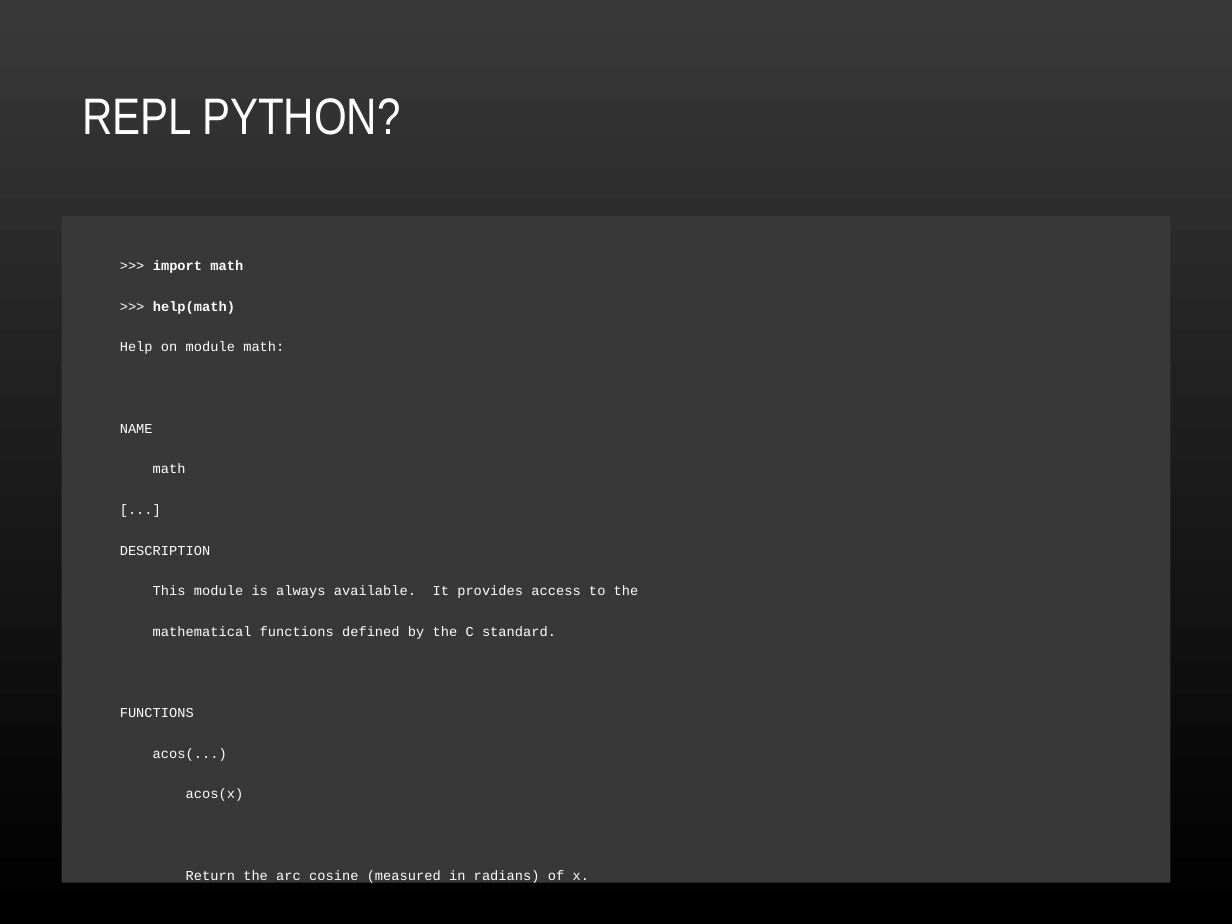
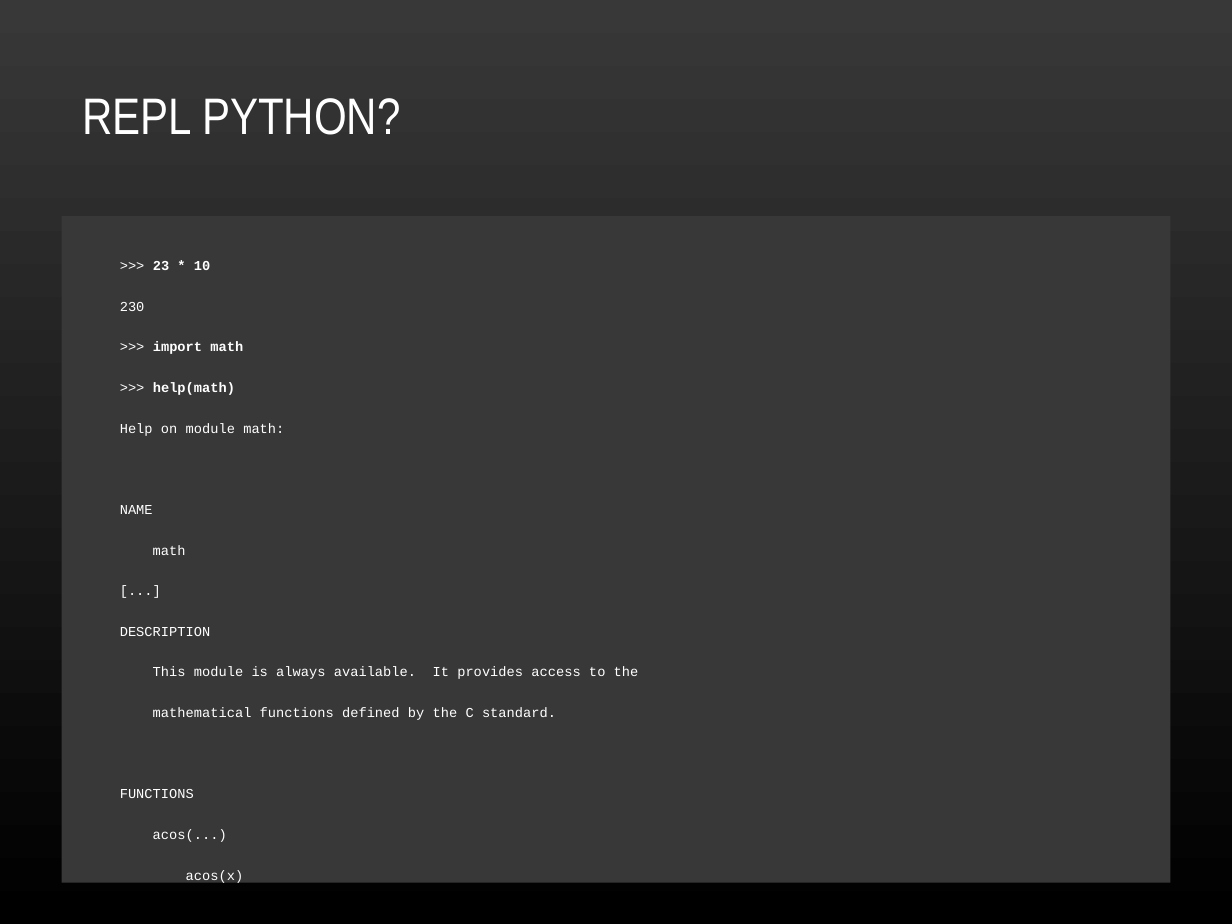
Before and after one commit to plafrance/netacad_python, a slide deck: slide 23 of python.odp (slide 22 before the commit). Drawn at 1232x924 pixels with LibreOffice and Linux fonts; fonts in the diff are those of the drawing. Boxes give left, top, right and bottom in pixels: in the first picture for what was removed or moved away, otherwise in the second. Text is boxed around its words. In the diff, an @@ line names an element or a change of style, - is before the commit and + after.

```diff
--- a/python.odp
+++ b/python.odp
@@ text at [120,261,210,311]: paragraphs added @@
+>>> 23 * 10
+230
```
Also in this commit, not shown: 16 other slides changed, 2 slides added.
